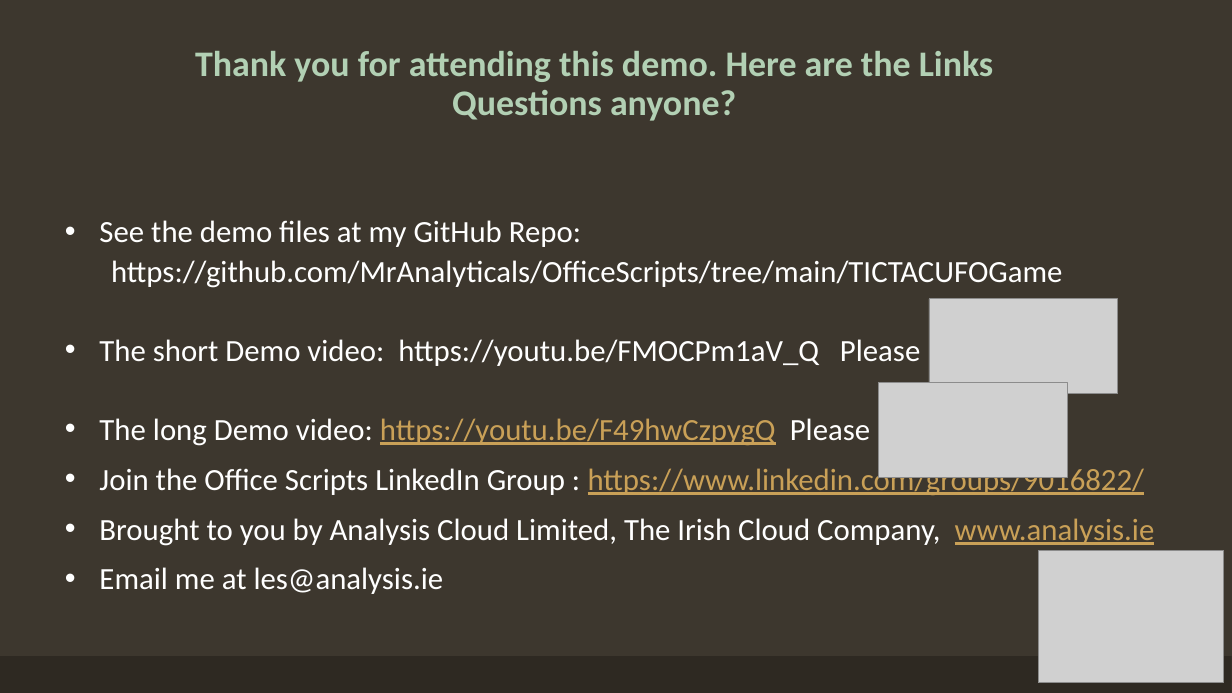
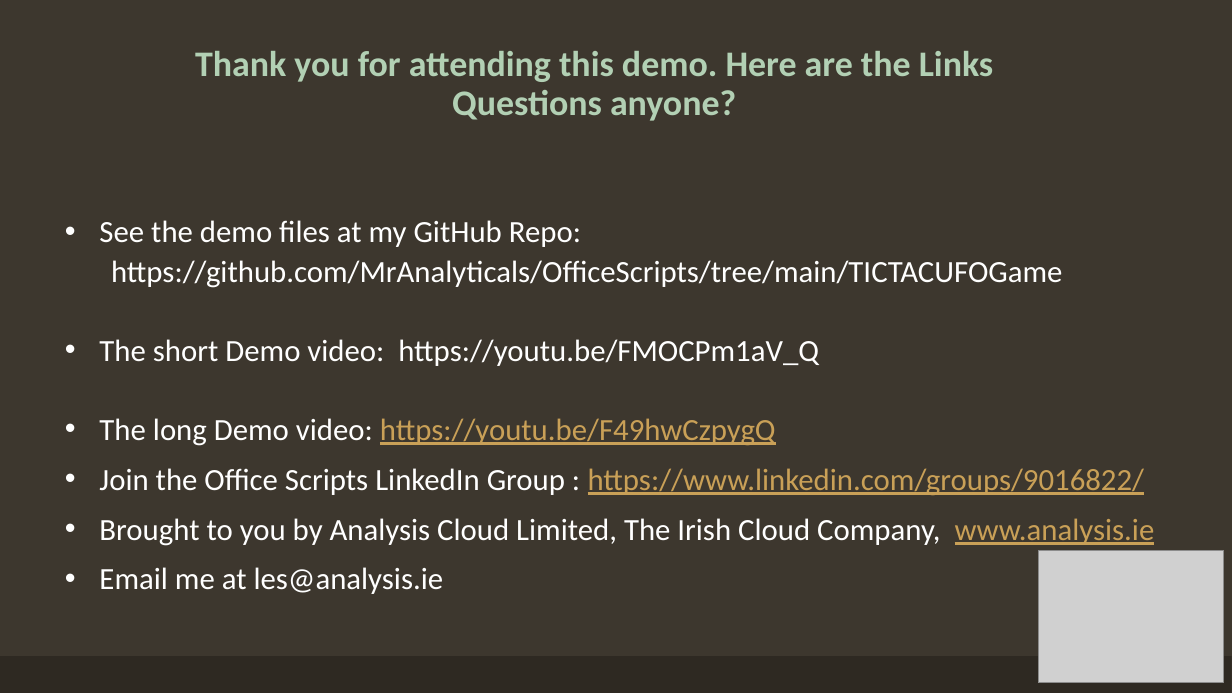
Before and after one commit to MrAnalyticals/OfficeScripts, a slide deck: slide 9 of TICTACUFOGame/TICTAC UFO Office Scripts Game.pptx. Drawn at 1232x693 pixels with LibreOffice and Linux fonts; fonts in the diff are those of the drawing; grey boxes stand for pictures. Boxes give left, top, right and bottom in pixels: in the first picture for what was removed or moved away, otherwise in the second. Text is boxed around its words. In the diff, an @@ line names an element or a change of style, - is before the commit and + after.

```diff
--- a/TICTACUFOGame/TICTAC UFO Office Scripts Game.pptx
+++ b/TICTACUFOGame/TICTAC UFO Office Scripts Game.pptx
@@ picture removed at (929, 299, 1117, 394) @@
@@ text at (99, 339, 819, 446): text changed @@
-• The short Demo video: https://youtu.be/FMOCPm1aV_Q Please
-• The long Demo video: https://youtu.be/F49hwCzpygQ Please
+• The short Demo video: https://youtu.be/FMOCPm1aV_Q
+• The long Demo video: https://youtu.be/F49hwCzpygQ
@@ picture removed at (878, 383, 1067, 477) @@
```
Also in this commit, not shown: 1 other slide changed.
